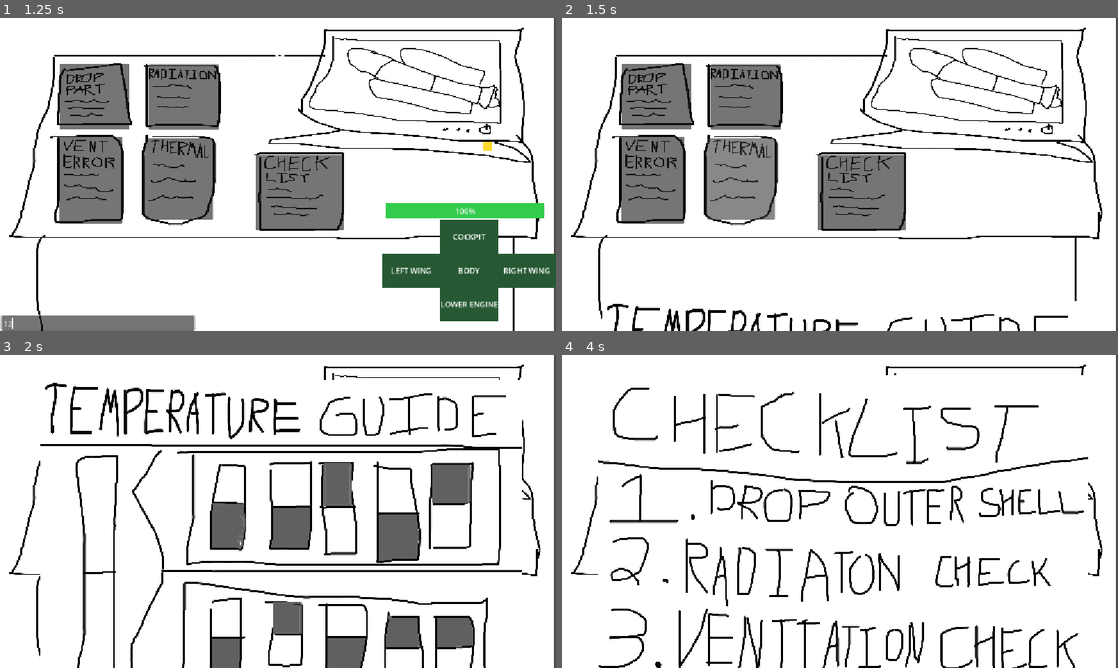
Above: before the commit, frames 1-4 (two rows, left to right).
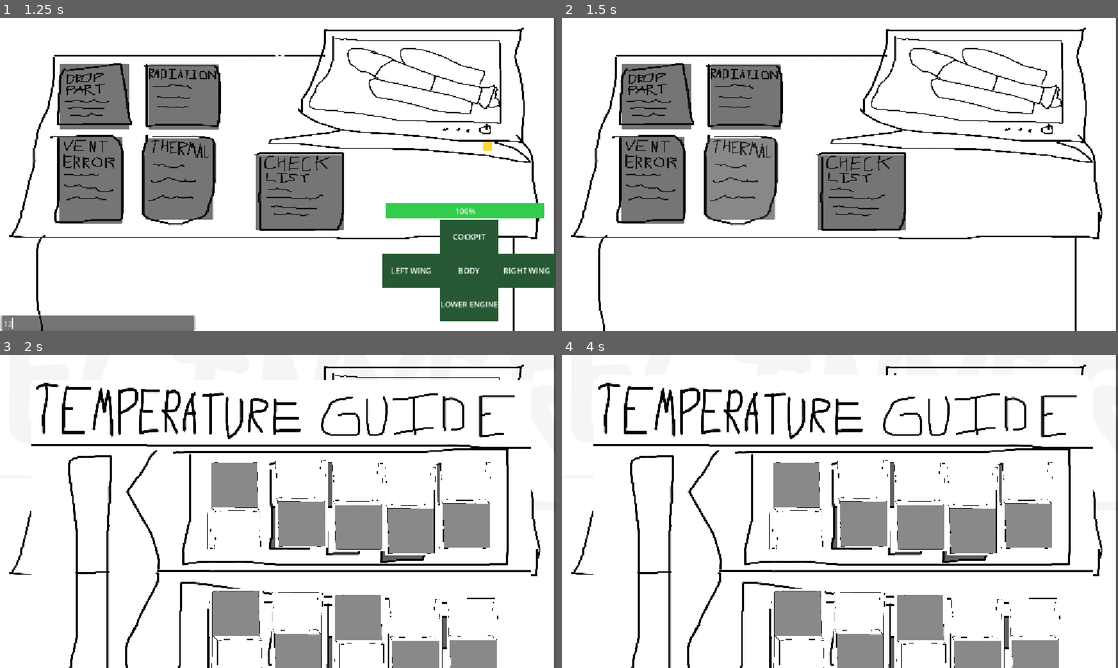
Above: after the commit, the same moments.

Repository: Milkprovidescalcium/game-jam-2026
Game: Godot game, scene res://scenes/ground_control/ground_control_nico.tscn
Two runs of this game, one before a commit and one after it. Both use one fixed random seed, a clock stepped at 60 frames per second and the inputs below. This scene is started directly instead of the project's main scene. The engine's default icon, where the game draws it, is replaced by a stand-in: a white triangle on a blue panel in a dark square.
Inputs (mouse positions are in pixels of both pictures, inside the frame that each line leads up to):
- Up to frame 1 (1.25 s): click (100, 324) at 0.52 s; type "12" at 0.6 s
- Up to frame 2 (1.5 s): click (739, 177) at 1.25 s
- Up to frame 3 (2 s): no input
- Up to frame 4 (4 s): click (745, 433) at 2 s; click (650, 517) at 2.75 s; click (862, 530) at 3.5 s

Frame 1 is identical in both runs. In frame 2, 1.1% of the frame differs, in the area x 7-93%, y 90-100%; in frame 3, 24%, in the area x 5-96%, y 8-100%; in frame 4, 24%.

Commit message:
added ui overlays that are randomized

Diff:
--- a/scenes/ground_control/ground_control_nico.tscn
+++ b/scenes/ground_control/ground_control_nico.tscn
@@ -16,6 +16,10 @@
 [ext_resource type="Texture2D" uid="uid://bu6u7wm176c7t" path="res://art/rooms/placeholder3.jpeg" id="10_akgbx"]
 [ext_resource type="Script" uid="uid://ctl0lw23yfo4v" path="res://scenes/ground_control/papers_node.gd" id="11_e6grv"]
 [ext_resource type="Texture2D" uid="uid://bfjvjif1547ei" path="res://art/rooms/Temperature Guide.jpg" id="12_13a2u"]
+[ext_resource type="Texture2D" uid="uid://bms560ljvhbiy" path="res://art/rooms/Knob.png" id="13_u6d5m"]
+[ext_resource type="Texture2D" uid="uid://oosjtdbwh2la" path="res://art/rooms/UpTempSwitch.jpg" id="14_k1cpu"]
+[ext_resource type="Texture2D" uid="uid://b2oaqgwdfojwj" path="res://art/rooms/ButtonRed.png" id="15_07xlo"]
+[ext_resource type="Texture2D" uid="uid://bostix81uqsgt" path="res://art/rooms/landing 101new(1).png" id="16_e6grv"]
 
 [node name="GroundControl" type="Node2D" unique_id=1148467507]
 position = Vector2(-1, -2)
@@ -51,11 +55,6 @@
 position = Vector2(2100, 463)
 scale = Vector2(87.15973, 1)
 texture = ExtResource("5_1epie")
-
-[node name="Instructions" type="Sprite2D" parent="InstructionsNode" unique_id=341223333]
-position = Vector2(34.999985, 3548.0002)
-scale = Vector2(1.3854661, 1.7404463)
-texture = ExtResource("6_iw7wk")
 
 [node name="BottomOfCamSprite" type="Sprite2D" parent="InstructionsNode" unique_id=641095661]
 visible = false
@@ -89,14 +88,294 @@
 position = Vector2(2038, 3915.0002)
 scale = Vector2(0.37752983, 0.36423892)
 
+[node name="ParentTexture" type="Sprite2D" parent="InstructionsNode" unique_id=1426403359]
+self_modulate = Color(1, 1, 1, 0.039215688)
+z_index = -1
+position = Vector2(419, 5228)
+scale = Vector2(1.038, 1)
+texture = ExtResource("16_e6grv")
+
+[node name="Instructions" type="Sprite2D" parent="InstructionsNode/ParentTexture" unique_id=341223333]
+z_index = 10
+position = Vector2(-3930.6357, 348)
+scale = Vector2(3.6698189, 4.77831)
+texture = ExtResource("6_iw7wk")
+
+[node name="Knobs" type="Node2D" parent="InstructionsNode/ParentTexture" unique_id=1765284514]
+
+[node name="Knob1" type="Sprite2D" parent="InstructionsNode/ParentTexture/Knobs" unique_id=728215682]
+z_index = 999
+position = Vector2(62.620422, 659)
+scale = Vector2(0.24723022, 0.21712492)
+texture = ExtResource("13_u6d5m")
+
+[node name="Knob2" type="Sprite2D" parent="InstructionsNode/ParentTexture/Knobs" unique_id=1617947906]
+z_index = 999
+position = Vector2(533.71875, 663)
+scale = Vector2(0.24723022, 0.21712492)
+texture = ExtResource("13_u6d5m")
+
+[node name="Knob3" type="Sprite2D" parent="InstructionsNode/ParentTexture/Knobs" unique_id=554919033]
+z_index = 999
+position = Vector2(999.03674, 678)
+scale = Vector2(0.24723022, 0.21712492)
+texture = ExtResource("13_u6d5m")
+
+[node name="Knob4" type="Sprite2D" parent="InstructionsNode/ParentTexture/Knobs" unique_id=404720659]
+z_index = 999
+position = Vector2(91.522156, 1122)
+scale = Vector2(0.24723022, 0.21712492)
+texture = ExtResource("13_u6d5m")
+
+[node name="Knob5" type="Sprite2D" parent="InstructionsNode/ParentTexture/Knobs" unique_id=32906386]
+z_index = 999
+position = Vector2(559.7302, 1137)
+scale = Vector2(0.24723022, 0.21712492)
+texture = ExtResource("13_u6d5m")
+
+[node name="Knob6" type="Sprite2D" parent="InstructionsNode/ParentTexture/Knobs" unique_id=1035700155]
+z_index = 999
+position = Vector2(999.03674, 1145)
+scale = Vector2(0.24723022, 0.21712492)
+texture = ExtResource("13_u6d5m")
+
+[node name="Knob7" type="Sprite2D" parent="InstructionsNode/ParentTexture/Knobs" unique_id=153253826]
+z_index = 999
+position = Vector2(80.924866, 1593)
+scale = Vector2(0.24723022, 0.21712492)
+texture = ExtResource("13_u6d5m")
+
+[node name="Knob8" type="Sprite2D" parent="InstructionsNode/ParentTexture/Knobs" unique_id=921010068]
+z_index = 999
+position = Vector2(530.8286, 1604)
+scale = Vector2(0.24723022, 0.21712492)
+texture = ExtResource("13_u6d5m")
+
+[node name="Knob9" type="Sprite2D" parent="InstructionsNode/ParentTexture/Knobs" unique_id=644070493]
+z_index = 999
+position = Vector2(980.7322, 1612)
+scale = Vector2(0.24723022, 0.21712492)
+texture = ExtResource("13_u6d5m")
+
+[node name="Switches" type="Node2D" parent="InstructionsNode/ParentTexture" unique_id=1042893204]
+z_index = 999
+
+[node name="Switch1" type="Sprite2D" parent="InstructionsNode/ParentTexture/Switches" unique_id=311811750]
+z_index = 999
+position = Vector2(-249.97586, -1027.25)
+scale = Vector2(0.15791589, 0.14842865)
+texture = ExtResource("14_k1cpu")
+
+[node name="Switch2" type="Sprite2D" parent="InstructionsNode/ParentTexture/Switches" unique_id=2131609658]
+z_index = 999
+position = Vector2(109.36863, -1042.25)
+scale = Vector2(0.15791589, 0.14842865)
+texture = ExtResource("14_k1cpu")
+
+[node name="Switch3" type="Sprite2D" parent="InstructionsNode/ParentTexture/Switches" unique_id=864905119]
+z_index = 999
+position = Vector2(417.65427, -1024.25)
+scale = Vector2(0.15791589, 0.14842865)
+texture = ExtResource("14_k1cpu")
+
+[node name="Switch4" type="Sprite2D" parent="InstructionsNode/ParentTexture/Switches" unique_id=1860465868]
+z_index = 999
+position = Vector2(701.8545, -1002.25)
+scale = Vector2(0.15791589, 0.14842865)
+texture = ExtResource("14_k1cpu")
+
+[node name="Switch5" type="Sprite2D" parent="InstructionsNode/ParentTexture/Switches" unique_id=2013515823]
+z_index = 999
+position = Vector2(1000, -1031)
+scale = Vector2(0.15791589, 0.14842865)
+texture = ExtResource("14_k1cpu")
+
+[node name="Switch6" type="Sprite2D" parent="InstructionsNode/ParentTexture/Switches" unique_id=943076013]
+z_index = 999
+position = Vector2(-241.3052, -287.25)
+scale = Vector2(0.15791589, 0.14842865)
+texture = ExtResource("14_k1cpu")
+
+[node name="Switch7" type="Sprite2D" parent="InstructionsNode/ParentTexture/Switches" unique_id=2066066412]
+z_index = 999
+position = Vector2(92.02781, -280.25)
+scale = Vector2(0.15791589, 0.14842865)
+texture = ExtResource("14_k1cpu")
+
+[node name="Switch8" type="Sprite2D" parent="InstructionsNode/ParentTexture/Switches" unique_id=1882536245]
+z_index = 999
+position = Vector2(417.65427, -264.25)
+scale = Vector2(0.15791589, 0.14842865)
+texture = ExtResource("14_k1cpu")
+
+[node name="Switch9" type="Sprite2D" parent="InstructionsNode/ParentTexture/Switches" unique_id=93415640]
+z_index = 999
+position = Vector2(724.9756, -241.25)
+scale = Vector2(0.15791589, 0.14842865)
+texture = ExtResource("14_k1cpu")
+
+[node name="Switch10" type="Sprite2D" parent="InstructionsNode/ParentTexture/Switches" unique_id=979609880]
+z_index = 999
+position = Vector2(1039.041, -246.25)
+scale = Vector2(0.15791589, 0.14842865)
+texture = ExtResource("14_k1cpu")
+
+[node name="Switch11" type="Sprite2D" parent="InstructionsNode/ParentTexture/Switches" unique_id=958386140]
+z_index = 999
+position = Vector2(-343.42484, 460.75)
+scale = Vector2(0.15791589, 0.14842865)
+texture = ExtResource("14_k1cpu")
+
+[node name="Switch12" type="Sprite2D" parent="InstructionsNode/ParentTexture/Switches" unique_id=1841272229]
+z_index = 999
+position = Vector2(-21.651878, 467.75)
+scale = Vector2(0.15791589, 0.14842865)
+texture = ExtResource("14_k1cpu")
+
+[node name="Switch13" type="Sprite2D" parent="InstructionsNode/ParentTexture/Switches" unique_id=143100589]
+z_index = 999
+position = Vector2(303.9741, 471.75)
+scale = Vector2(0.15791589, 0.14842865)
+texture = ExtResource("14_k1cpu")
+
+[node name="Switch14" type="Sprite2D" parent="InstructionsNode/ParentTexture/Switches" unique_id=2052340638]
+z_index = 999
+position = Vector2(655.6118, 471.75)
+scale = Vector2(0.15791589, 0.14842865)
+texture = ExtResource("14_k1cpu")
+
+[node name="Switch15" type="Sprite2D" parent="InstructionsNode/ParentTexture/Switches" unique_id=114680630]
+z_index = 999
+position = Vector2(1024.5908, 471.75)
+scale = Vector2(0.15791589, 0.14842865)
+texture = ExtResource("14_k1cpu")
+
+[node name="Switch16" type="Sprite2D" parent="InstructionsNode/ParentTexture/Switches" unique_id=1582397171]
+z_index = 999
+position = Vector2(-334.75467, 1273.75)
+scale = Vector2(0.15791589, 0.14842865)
+texture = ExtResource("14_k1cpu")
+
+[node name="Switch17" type="Sprite2D" parent="InstructionsNode/ParentTexture/Switches" unique_id=1821096340]
+z_index = 999
+position = Vector2(5.3222427, 1278.75)
+scale = Vector2(0.15791589, 0.14842865)
+texture = ExtResource("14_k1cpu")
+
+[node name="Switch18" type="Sprite2D" parent="InstructionsNode/ParentTexture/Switches" unique_id=1313064119]
+z_index = 999
+position = Vector2(355.99704, 1277.75)
+scale = Vector2(0.15791589, 0.14842865)
+texture = ExtResource("14_k1cpu")
+
+[node name="Switch19" type="Sprite2D" parent="InstructionsNode/ParentTexture/Switches" unique_id=111005240]
+z_index = 999
+position = Vector2(758.6948, 1277.75)
+scale = Vector2(0.15791589, 0.14842865)
+texture = ExtResource("14_k1cpu")
+
+[node name="Switch20" type="Sprite2D" parent="InstructionsNode/ParentTexture/Switches" unique_id=972944530]
+z_index = 999
+position = Vector2(1086.2476, 1268.75)
+scale = Vector2(0.15791589, 0.14842865)
+texture = ExtResource("14_k1cpu")
+
+[node name="Radiaton" type="Node2D" parent="InstructionsNode/ParentTexture" unique_id=1924265878]
+z_index = 999
+
+[node name="ABD1" type="Sprite2D" parent="InstructionsNode/ParentTexture/Radiaton" unique_id=921919643]
+position = Vector2(-895.1061, -513.0001)
+scale = Vector2(0.26, 0.26)
+texture = ExtResource("15_07xlo")
+
+[node name="ABD2" type="Sprite2D" parent="InstructionsNode/ParentTexture/Radiaton" unique_id=715415937]
+position = Vector2(-312.25452, -500.00012)
+scale = Vector2(0.26, 0.26)
+texture = ExtResource("15_07xlo")
+
+[node name="ABD3" type="Sprite2D" parent="InstructionsNode/ParentTexture/Radiaton" unique_id=1911493427]
+position = Vector2(297.57263, -496.00012)
+scale = Vector2(0.26, 0.26)
+texture = ExtResource("15_07xlo")
+
+[node name="ABD4" type="Sprite2D" parent="InstructionsNode/ParentTexture/Radiaton" unique_id=284550364]
+position = Vector2(853.4491, -506.00012)
+scale = Vector2(0.26, 0.26)
+texture = ExtResource("15_07xlo")
+
+[node name="ABD5" type="Sprite2D" parent="InstructionsNode/ParentTexture/Radiaton" unique_id=13540757]
+position = Vector2(-913.4105, 465.99988)
+scale = Vector2(0.26, 0.26)
+texture = ExtResource("15_07xlo")
+
+[node name="ABD6" type="Sprite2D" parent="InstructionsNode/ParentTexture/Radiaton" unique_id=1501424482]
+position = Vector2(-319.96155, 481.99988)
+scale = Vector2(0.26, 0.26)
+texture = ExtResource("15_07xlo")
+
+[node name="ABD7" type="Sprite2D" parent="InstructionsNode/ParentTexture/Radiaton" unique_id=307273420]
+position = Vector2(271.5609, 492.99988)
+scale = Vector2(0.26, 0.26)
+texture = ExtResource("15_07xlo")
+
+[node name="ABD8" type="Sprite2D" parent="InstructionsNode/ParentTexture/Radiaton" unique_id=1294513873]
+position = Vector2(836.1083, 497.99988)
+scale = Vector2(0.26, 0.26)
+texture = ExtResource("15_07xlo")
+
+[node name="ABD9" type="Sprite2D" parent="InstructionsNode/ParentTexture/Radiaton" unique_id=483898699]
+position = Vector2(-919.1908, 1372)
+scale = Vector2(0.26, 0.26)
+texture = ExtResource("15_07xlo")
+
+[node name="ABD10" type="Sprite2D" parent="InstructionsNode/ParentTexture/Radiaton" unique_id=223530335]
+position = Vector2(-322.85144, 1377)
+scale = Vector2(0.26, 0.26)
+texture = ExtResource("15_07xlo")
+
+[node name="ABD11" type="Sprite2D" parent="InstructionsNode/ParentTexture/Radiaton" unique_id=2035446349]
+position = Vector2(230.13513, 1381)
+scale = Vector2(0.26, 0.26)
+texture = ExtResource("15_07xlo")
+
+[node name="ABD12" type="Sprite2D" parent="InstructionsNode/ParentTexture/Radiaton" unique_id=285681875]
+position = Vector2(800.46326, 1389)
+scale = Vector2(0.26, 0.26)
+texture = ExtResource("15_07xlo")
+
+[node name="Coords" type="Node2D" parent="InstructionsNode/ParentTexture" unique_id=1826754605]
+
+[node name="NorthCoord" type="Label" parent="InstructionsNode/ParentTexture/Coords" unique_id=1361705087]
+z_index = 999
+offset_left = -814.0654
+offset_top = -108.0
+offset_right = 975.9155
+offset_bottom = 1259.0
+theme_override_colors/font_color = Color(0, 0, 0, 1)
+theme_override_font_sizes/font_size = 400
+text = "100
+"
+
+[node name="EastCord" type="Label" parent="InstructionsNode/ParentTexture/Coords" unique_id=1306430378]
+z_index = 999
+offset_left = 211.94604
+offset_top = -137.0
+offset_right = 2001.927
+offset_bottom = 1230.0
+theme_override_colors/font_color = Color(0, 0, 0, 1)
+theme_override_font_sizes/font_size = 400
+text = "100
+"
+
 [node name="TableNode" type="Node2D" parent="." unique_id=1693905726]
 
 [node name="ScreenNode" type="Node2D" parent="TableNode" unique_id=835402527]
 
 [node name="Placeholder3" type="Sprite2D" parent="TableNode/ScreenNode" unique_id=99456000]
-position = Vector2(1117, 1523)
-scale = Vector2(0.52012575, 0.87483007)
-texture = ExtResource("6_iw7wk")
+position = Vector2(4770, 5218)
+scale = Vector2(1.0189203, 0.99742186)
+texture = ExtResource("16_e6grv")
+metadata/_edit_lock_ = true
 
 [node name="ChecklistNode" type="Node2D" parent="TableNode" unique_id=1855244588]
 script = ExtResource("8_k1cpu")
@@ -109,7 +388,7 @@
 
 [node name="CheckList" type="Sprite2D" parent="TableNode/ChecklistNode" unique_id=1797006197]
 z_index = 3
-position = Vector2(-1071.9998, 4350)
+position = Vector2(-1919, 3503)
 scale = Vector2(0.37554148, 0.36286834)
 texture = ExtResource("9_07xlo")
 
@@ -158,7 +437,7 @@
 
 [node name="OxygenSprite" type="Sprite2D" parent="TableNode/PapersNode" unique_id=711996357]
 z_index = 999
-position = Vector2(618, 4568)
+position = Vector2(2735, 4061.9998)
 scale = Vector2(0.37752983, 0.36423892)
 texture = ExtResource("12_13a2u")
 
--- a/scenes/ground_control/instructions_node.gd
+++ b/scenes/ground_control/instructions_node.gd
@@ -1,24 +1,39 @@
 extends Node2D
 
-@onready var sprite: Sprite2D = $Instructions
+@onready var sprite: Sprite2D = $ParentTexture/Instructions
 @onready var bottom_border: Sprite2D = $BottomOfCamSprite
 @onready var top_border: Sprite2D = $TopOfCamSprite
 
+@onready var parent: Sprite2D = $ParentTexture
+
+@onready var knobs: Node2D = $ParentTexture/Knobs
+@onready var switches: Node2D = $ParentTexture/Switches
+@onready var radiation: Node2D = $ParentTexture/Radiaton
+@onready var coords: Node2D = $ParentTexture/Coords
+
+
 @onready var canvas: CanvasLayer = $CanvasLayer
 
 func _ready() -> void:
 	#makes all the sprite's y value get like pivoted to the bottom instead of the middle
+	sprite.position = Vector2.ZERO
 	sprite.offset.y = -sprite.texture.get_height() / 2.0
 	bottom_border.offset.y = -bottom_border.texture.get_height() / 2.0
-	top_border.offset.y = -top_border.texture.get_height() / 2.0
-
-	sprite.position.y = ORIGINY
-	sprite.position.x = ORIGINX
-
-
+	top_border.offset.y = -top_border.texture.get_height() / 2.
+
+	parent.position.y = ORIGINY
+	parent.position.x = ORIGINX
+
+	knobs.hide()
+	switches.hide()
+	radiation.hide()
+	coords.hide()
+
+
+	randomize_from_seed(12345)
 
 var ORIGINX = 190
-var ORIGINY = 3800
+var ORIGINY = 9999
 
 var ONSCREENX = 190
 var ONSCREENY = 1800
@@ -26,38 +41,87 @@
 var onScreen = false;
 
 
+var rng := RandomNumberGenerator.new()
+
+# put your 4 radiation sprites here (fix the paths to your files)
+var radiation_textures: Array[Texture2D] = [
+	preload("res://art/rooms/ButtonBlue.png"),
+	preload("res://art/rooms/ButtonRed.png"),
+	preload("res://art/rooms/ButtonGreen.png"),
+	preload("res://art/rooms/ButtonYellow.png"),
+
+]
+
+func randomize_from_seed(game_seed: int) -> void:
+	rng.seed = game_seed
+
+	# knobs: 0, 90, 180, or 270 degrees
+	for knob in knobs.get_children():
+		knob.rotation_degrees = rng.randi_range(0, 3) * 90
+
+	# switches: 0 or 180 degrees
+	for sw in switches.get_children():
+		sw.rotation_degrees = rng.randi_range(0, 1) * 180
+
+	# radiation: one of 4 textures each
+	for rad in radiation.get_children():
+		rad.texture = radiation_textures[rng.randi_range(0, 3)]
+
+		# radiation: one of 4 textures each
+	for cord in coords.get_children():
+		cord.text = str(rng.randi_range(100, 275))
+
+
 func move_to_screen() -> void:
 	print("sprite moved")
 	var tween := create_tween()
-	tween.tween_property(sprite, "position", Vector2(ONSCREENX, ONSCREENY), TWEENSPEED)
+	tween.tween_property(parent, "position", Vector2(ONSCREENX, ONSCREENY), TWEENSPEED)
 
 	onScreen = true;
 	canvas.hide()
 	print(sprite.position)
+
+
 func move_down() -> void:
 	print("moved down")
 	var tween := create_tween()
-	tween.tween_property(sprite, "position", Vector2(ORIGINX, ORIGINY), TWEENSPEED)
+	tween.tween_property(parent, "position", Vector2(ORIGINX, ORIGINY), TWEENSPEED)
+	tween.tween_callback(_hide_overlays)
 
 	onScreen = false
 	canvas.show()
 
+func _hide_overlays() -> void:
+	knobs.hide()
+	switches.hide()
+	radiation.hide()
+
 
 var scroll_speed = 50
 func _sprite_top() -> float: #calculates the top of the sprite
-	return sprite.global_position.y - sprite.texture.get_height() * sprite.global_scale.y
+	return parent.global_position.y - sprite.texture.get_height() * sprite.global_scale.y
+
+func _apply_offset() -> void:
+	sprite.offset.y = -sprite.texture.get_height() / 2.0
+	knobs.position = Vector2(0, sprite.offset.y * sprite.scale.y)
+	switches.position = Vector2(0, sprite.offset.y * sprite.scale.y)
+	radiation.position = Vector2(0, sprite.offset.y * sprite.scale.y)
+	coords.position = Vector2(0, sprite.offset.y * sprite.scale.y)
+
+
+
 
 func _input(event: InputEvent) -> void:
 
 	if event is InputEventMouseButton and event.pressed and onScreen:
 
 		if event.button_index == MOUSE_BUTTON_WHEEL_UP:
-			if sprite.global_position.y - scroll_speed >= bottom_border.global_position.y:
-				sprite.position.y -= scroll_speed
+			if parent.global_position.y - scroll_speed >= bottom_border.global_position.y:
+				parent.position.y -= scroll_speed
 
 		elif event.button_index == MOUSE_BUTTON_WHEEL_DOWN:
 			if(_sprite_top() - scroll_speed <= top_border.global_position.y):
-				sprite.position.y += scroll_speed
+				parent.position.y += scroll_speed
 
 # Called every frame. 'delta' is the elapsed time since the previous frame.
 func _process(delta: float) -> void:
@@ -73,9 +137,11 @@
 
 	if not onScreen:
 		print("drop part")
-		sprite.texture = load("res://art/rooms/landing 101.jpg")
+		sprite.texture = load("res://art/rooms/landing 101new(1).png")
 		sprite.scale = Vector2(0.41, 0.36)
-		sprite.offset.y = -sprite.texture.get_height() / 2.0
+		coords.show()
+		coords.scale = Vector2(0.41, 0.36)
+		_apply_offset()
 		move_to_screen()
 
 	pass # Replace with function body.
@@ -86,7 +152,10 @@
 		print("oxygen")
 		sprite.texture = load("res://art/rooms/oxygen2.png")
 		sprite.scale = Vector2(0.41, 0.36)
-		sprite.offset.y = -sprite.texture.get_height() / 2.0
+		knobs.show()
+		knobs.scale = Vector2(0.41, 0.36)
+
+		_apply_offset()
 		move_to_screen()
 
 
@@ -99,7 +168,10 @@
 		print("thermal")
 		sprite.texture = load("res://art/rooms/Temperature Guide.jpg")
 		sprite.scale = Vector2(0.37, 0.36)
-		sprite.offset.y = -sprite.texture.get_height() / 2.0
+		switches.show()
+		switches.scale = Vector2(0.37, 0.36)
+
+		_apply_offset()
 		move_to_screen()
 
 	pass # Replace with function body.
@@ -111,7 +183,11 @@
 		print("radiation")
 		sprite.texture = load("res://art/rooms/Radiation Page.jpg")
 		sprite.scale = Vector2(0.41, 0.36)
-		sprite.offset.y = -sprite.texture.get_height() / 2.0
+		radiation.show()
+		radiation.scale = Vector2(0.41, 0.36)
+
+		_apply_offset()
+
 		move_to_screen()
 
 	pass # Replace with function body.
Binary file added: art/rooms/UpTempSwitch.jpg
Not shown, added: art/rooms/UpTempSwitch.jpg.import
Binary file added: art/rooms/landing 101new(1).png
Not shown, added: art/rooms/landing 101new(1).png.import
Binary file added: art/rooms/landing 101new.png
Not shown, added: art/rooms/landing 101new.png.import
